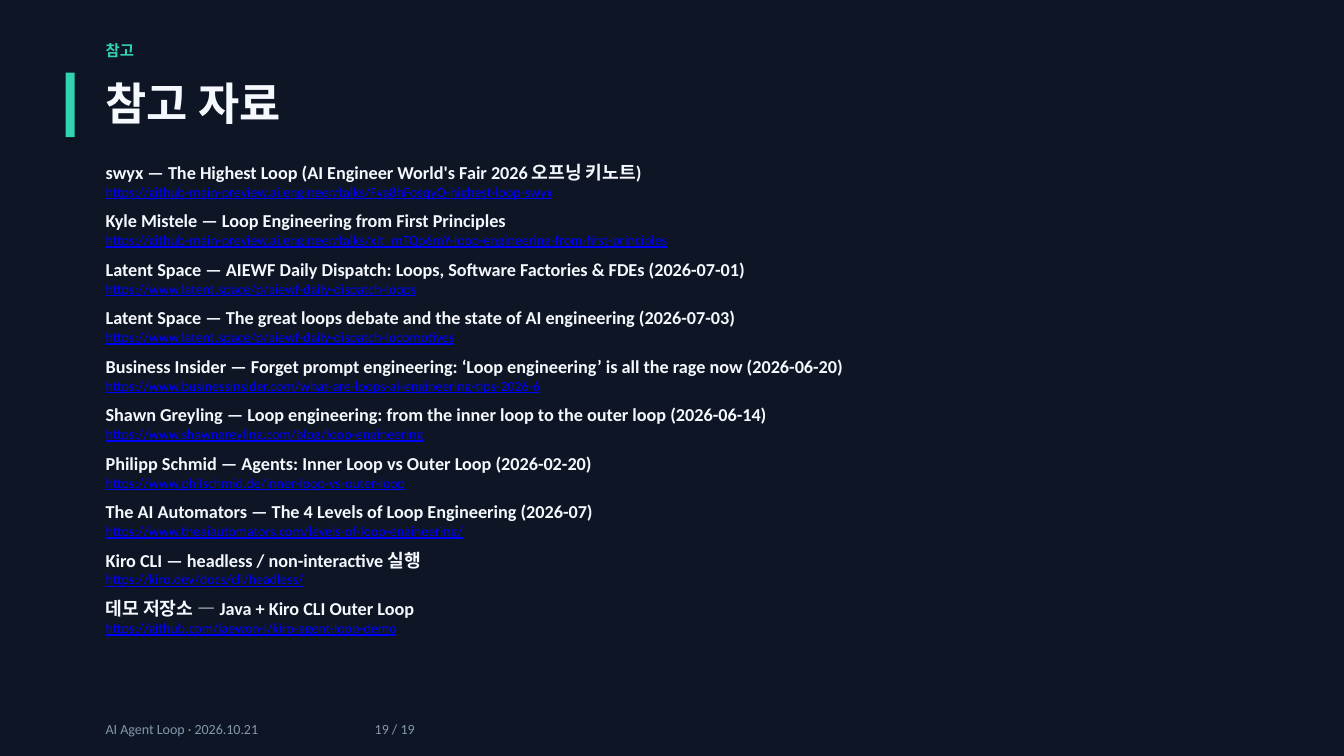
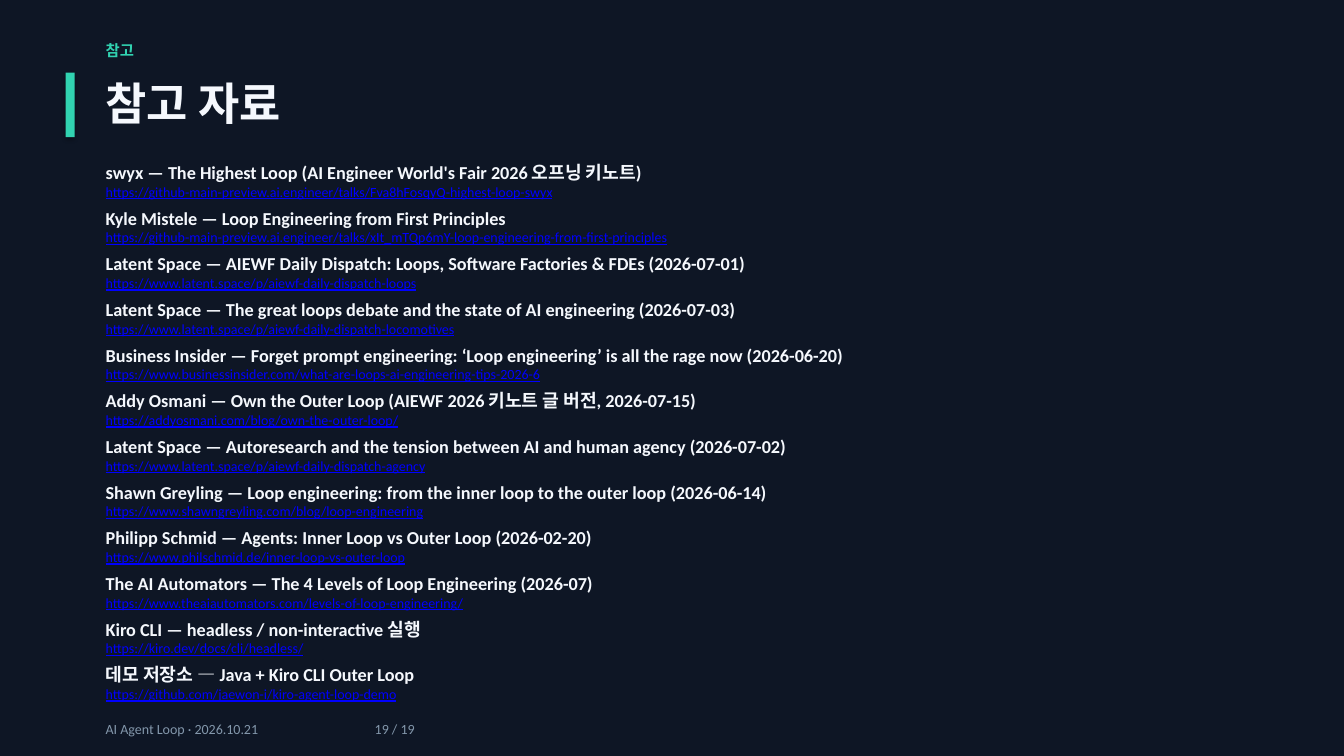
Before and after one commit to jaewon-i/kiro-agent-loop-demo, a slide deck: slide 19 of docs/AI_Agent_Loop.pptx. Drawn at 1344x756 pixels with LibreOffice and Linux fonts; fonts in the diff are those of the drawing. Boxes give left, top, right and bottom in pixels: in the first picture for what was removed or moved away, otherwise in the second. Text is boxed around its words. In the diff, an @@ line names an element or a change of style, - is before the commit and + after.

```diff
--- a/docs/AI_Agent_Loop.pptx
+++ b/docs/AI_Agent_Loop.pptx
@@ text at [106, 187, 667, 702]: less space between paragraphs @@
@@ text at [106, 391, 786, 474]: paragraphs added @@
+Addy Osmani — Own the Outer Loop (AIEWF 2026 키노트 글 버전, 2026-07-15)
+https://addyosmani.com/blog/own-the-outer-loop/
+Latent Space — Autoresearch and the tension between AI and human agency (2026-07-02)
+https://www.latent.space/p/aiewf-daily-dispatch-agency
```
Also in this commit, not shown: 1 other slide changed.
